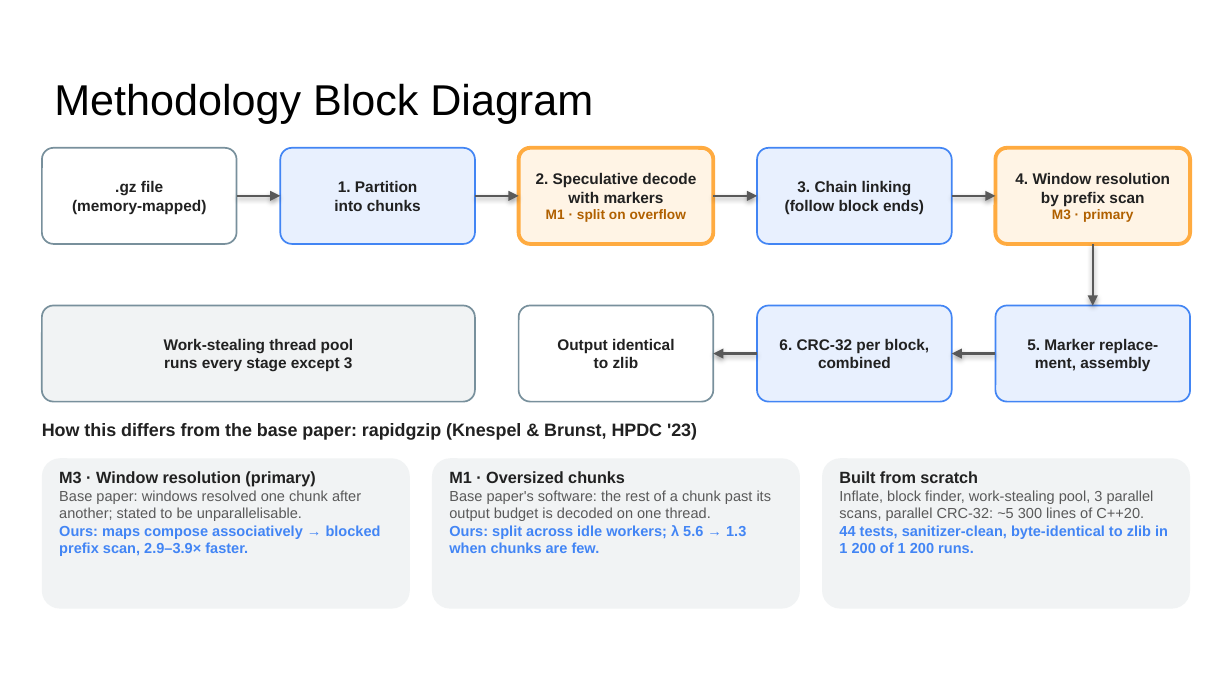
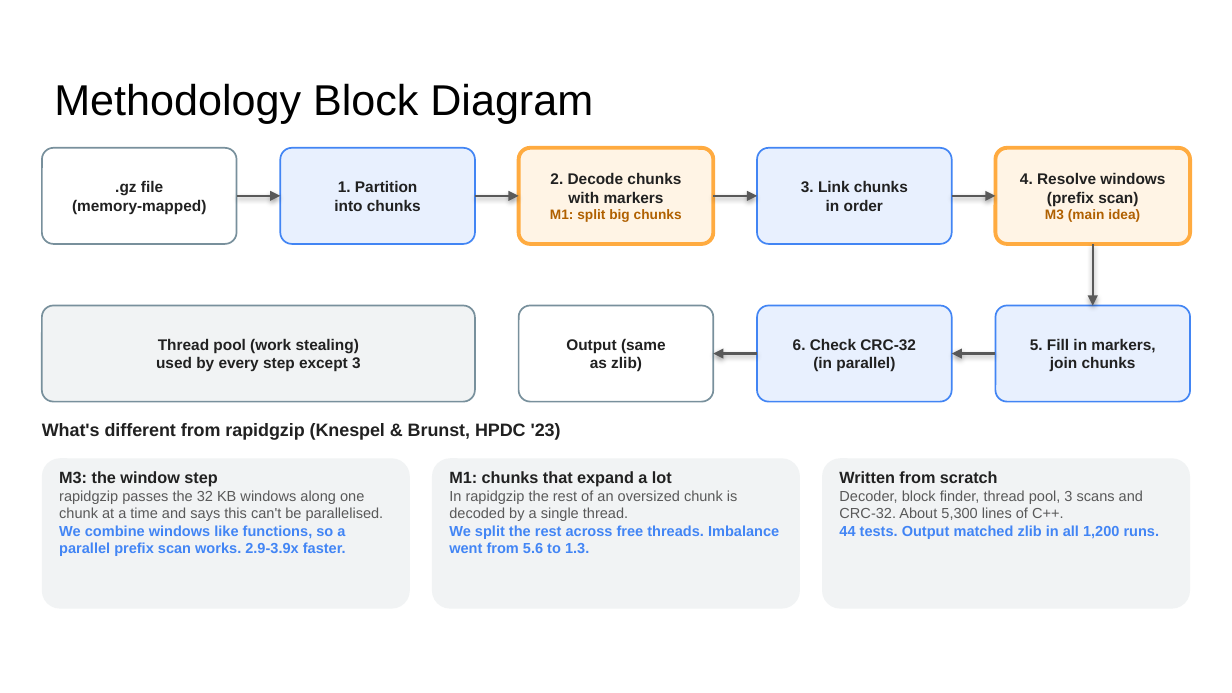
Before and after one commit to DarkDS13/riptide, a slide deck: slide 3 of docs/final/riptide_final_presentation.pptx. Drawn at 1232x693 pixels with LibreOffice and Linux fonts; fonts in the diff are those of the drawing. Boxes give left, top, right and bottom in pixels: in the first picture for what was removed or moved away, otherwise in the second. Text is boxed around its words. In the diff, an @@ line names an element or a change of style, - is before the commit and + after.

```diff
--- a/docs/final/riptide_final_presentation.pptx
+++ b/docs/final/riptide_final_presentation.pptx
@@ text in rounded rectangle at [550, 172, 681, 184]: text changed @@
-2. Speculative decode
+2. Decode chunks
@@ text in rounded rectangle at [1020, 172, 1165, 222]: text changed @@
-4. Window resolution
-by prefix scan
-M3 · primary
+4. Resolve windows
+(prefix scan)
+M3 (main idea)
@@ text in rounded rectangle at [550, 209, 682, 222]: text changed @@
-M1 · split on overflow
+M1: split big chunks
@@ text in rounded rectangle at [801, 180, 908, 211]: text changed @@
-3. Chain linking
-(follow block ends)
+3. Link chunks
+in order
@@ text in rounded rectangle at [156, 339, 361, 372]: text changed @@
-Work-stealing thread pool
-runs every stage except 3
+Thread pool (work stealing)
+used by every step except 3
@@ text in rounded rectangle at [566, 338, 666, 372]: text changed @@
-Output identical
-to zlib
+Output (same
+as zlib)
@@ text in rounded rectangle at [793, 338, 916, 372]: text changed @@
-6. CRC-32 per block,
-combined
+6. Check CRC-32
+(in parallel)
@@ text in rounded rectangle at [1030, 338, 1155, 372]: text changed @@
-5. Marker replace-
-ment, assembly
+5. Fill in markers,
+join chunks
@@ text at [42, 423, 561, 440]: text changed @@
-How this differs from the base paper: rapidgzip (Knespel & Brunst, HPDC '23)
+What's different from rapidgzip (Knespel & Brunst, HPDC '23)
@@ text in rounded rectangle at [59, 471, 384, 556]: text changed @@
-M3 · Window resolution (primary)
-Base paper: windows resolved one chunk after another; stated to be unparallelisable.
-Ours: maps compose associatively → blocked prefix scan, 2.9–3.9× faster.
+M3: the window step
+rapidgzip passes the 32 KB windows along one chunk at a time and says this can't be parallelised.
+We combine windows like functions, so a parallel prefix scan works. 2.9-3.9x faster.
@@ text in rounded rectangle at [449, 471, 779, 553]: text changed; bold on @@
-M1 · Oversized chunks
-Base paper's software: the rest of a chunk past its output budget is decoded on one thread.
-Ours: split across idle workers; λ 5.6 → 1.3 when chunks are few.
+M1: chunks that expand a lot
+In rapidgzip the rest of an oversized chunk is decoded by a single thread.
+We split the rest across free threads. Imbalance went from 5.6 to 1.3.
@@ text in rounded rectangle at [839, 471, 1160, 539]: text changed @@
-Built from scratch
-Inflate, block finder, work-stealing pool, 3 parallel scans, parallel CRC-32: ~5 300 lines of C++20.
-44 tests, sanitizer-clean, byte-identical to zlib in 1 200 of 1 200 runs.
+Written from scratch
+Decoder, block finder, thread pool, 3 scans and CRC-32. About 5,300 lines of C++.
+44 tests. Output matched zlib in all 1,200 runs.
```
Also in this commit, not shown: 6 other slides changed.
